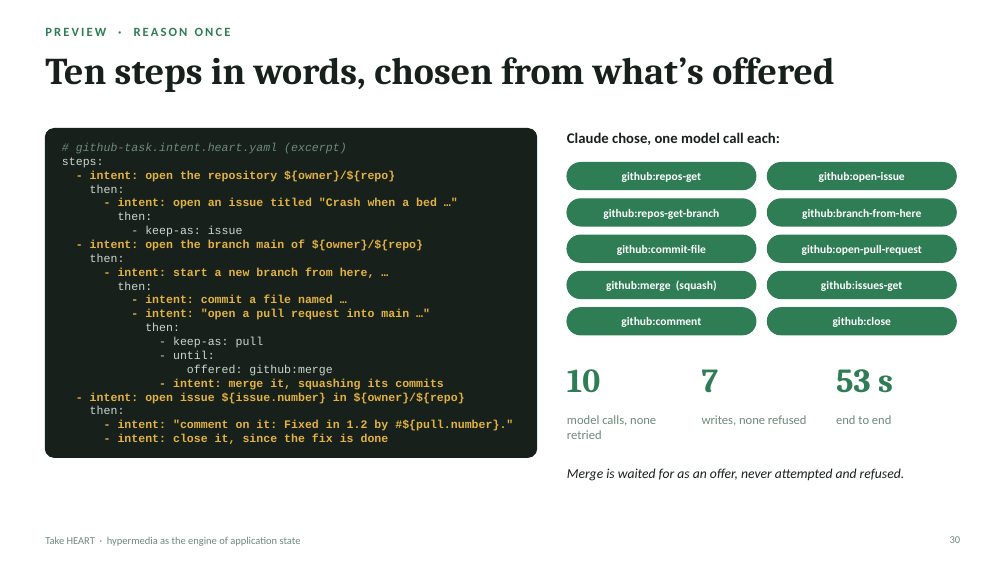
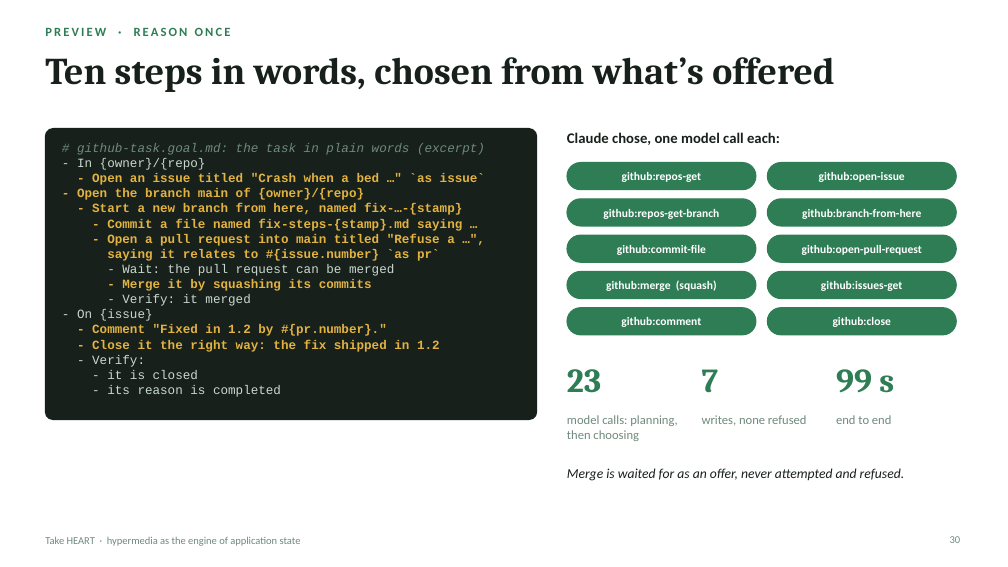
Before and after one commit to JogoShugh/heart-rise-artie, a slide deck: slide 30 of docs/decks/take-heart/Take_HEART_1_2.pptx. Drawn at 1008x567 pixels with LibreOffice and Linux fonts; fonts in the diff are those of the drawing. Boxes give left, top, right and bottom in pixels: in the first picture for what was removed or moved away, otherwise in the second. Text is boxed around its words. In the diff, an @@ line names an element or a change of style, - is before the commit and + after.

```diff
--- a/docs/decks/take-heart/Take_HEART_1_2.pptx
+++ b/docs/decks/take-heart/Take_HEART_1_2.pptx
@@ rounded rectangle: place and size @@
-rounded rectangle at (45,129,537,457)
+rounded rectangle at (45,129,537,420)
@@ text at (77,143,485,397): text changed; size 11 to 12 pt @@
-# github-task.intent.heart.yaml (excerpt)
-steps:
-- intent: open the repository ${owner}/${repo}
-then:
-- intent: open an issue titled "Crash when a bed …"
-then:
-- keep-as: issue
-- intent: open the branch main of ${owner}/${repo}
-then:
-- intent: start a new branch from here, …
-then:
-- intent: commit a file named …
-- intent: "open a pull request into main …"
-then:
-- keep-as: pull
-- until:
-offered: github:merge
-- intent: merge it, squashing its commits
-- intent: open issue ${issue.number} in ${owner}/${repo}
-then:
-- intent: "comment on it: Fixed in 1.2 by #${pull.number}."
-- intent: close it, since the fix is done
+# github-task.goal.md: the task in plain words (excerpt)
+- In {owner}/{repo}
+- Open an issue titled "Crash when a bed …" `as issue`
+- Open the branch main of {owner}/{repo}
+- Start a new branch from here, named fix-…-{stamp}
+- Commit a file named fix-steps-{stamp}.md saying …
+- Open a pull request into main titled "Refuse a …",
+saying it relates to #{issue.number} `as pr`
+- Wait: the pull request can be merged
+- Merge it by squashing its commits
+- Verify: it merged
+- On {issue}
+- Comment "Fixed in 1.2 by #{pr.number}."
+- Close it the right way: the fix shipped in 1.2
+- Verify:
+- it is closed
+- its reason is completed
@@ text at (567,369,601,393): text changed @@
-10
+23
@@ text at (836,369,894,393): text changed @@
-53 s
+99 s
@@ text at (567,415,677,441): text changed @@
-model calls, none retried
+model calls: planning, then choosing
```
Also in this commit, not shown: 5 other slides changed, 26 other files.
